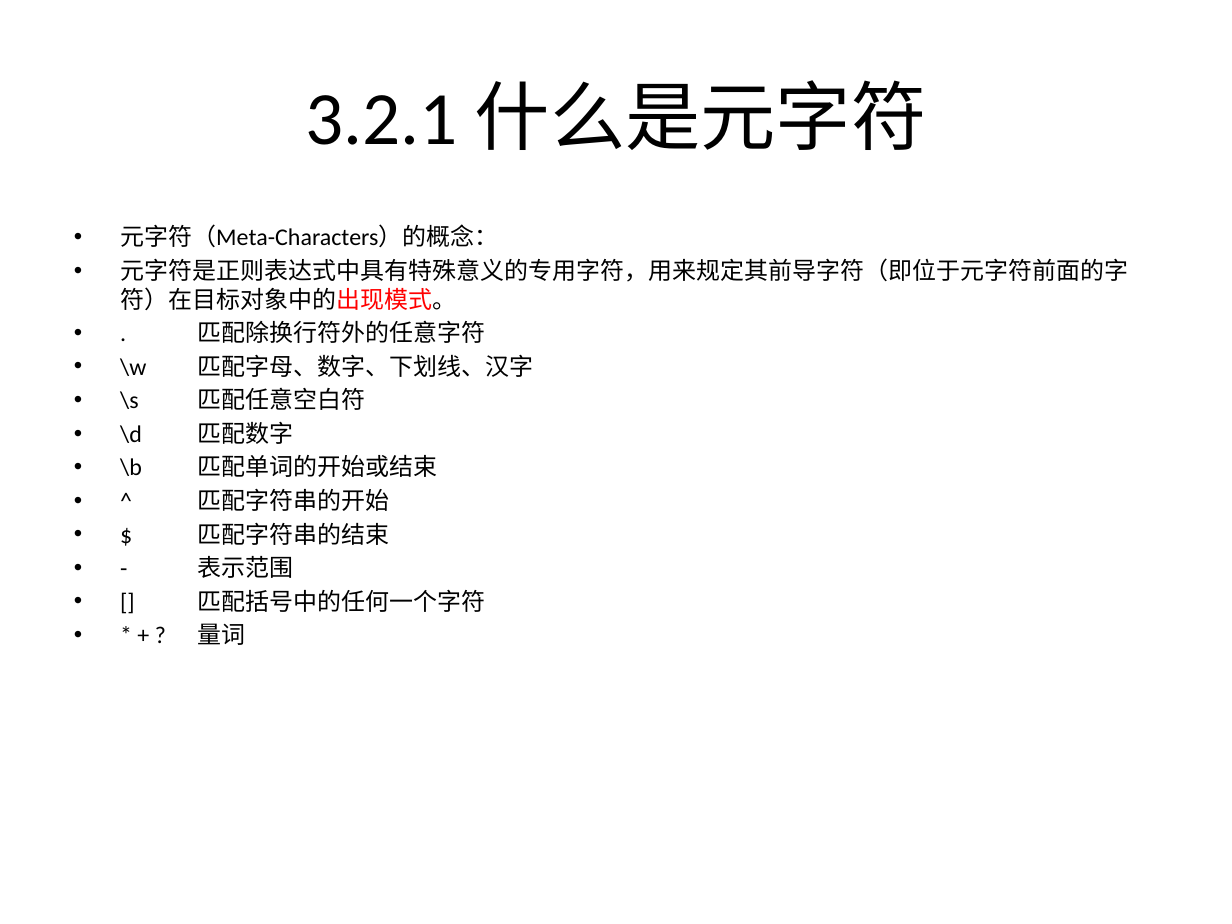
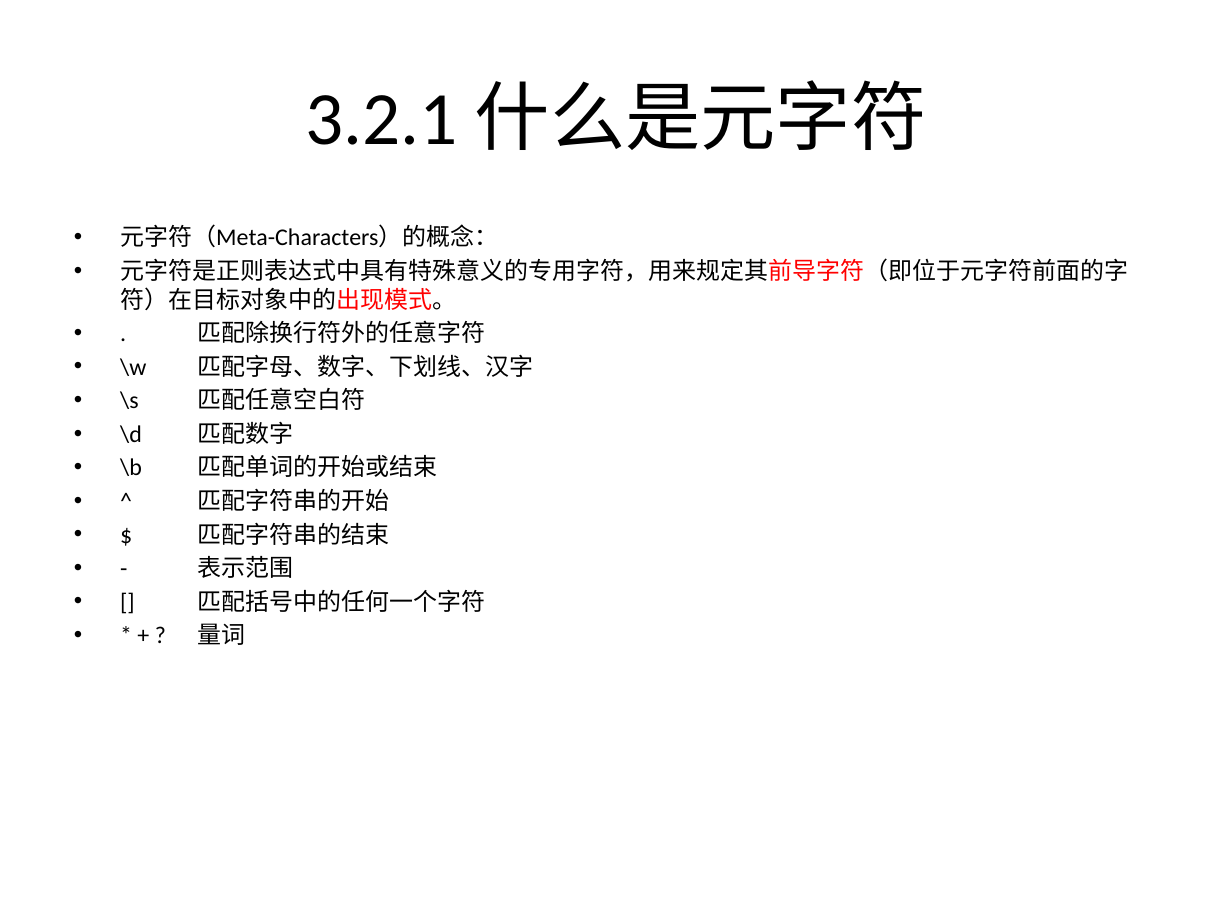
Before and after one commit to rayallen20/regularExpressions, a slide deck: slide 7 of 《PHP核心技术与最佳实践》第3章--正则表达式基础与应用/3.2 正则表达式中的元字符.pptx (slide 6 before the commit). Drawn at 1232x924 pixels with LibreOffice and Linux fonts; fonts in the diff are those of the drawing. Boxes give left, top, right and bottom in pixels: in the first picture for what was removed or moved away, otherwise in the second. Text is boxed around its words. In the diff, an @@ line names an element or a change of style, - is before the commit and + after.

Commit message:
复习3.1和3.2的内容
修改部分为查漏补缺
具体内容为:
1. 加深了对\d的理解
2.修改了一个正则表达式,使其符合需求

```diff
--- a/《PHP核心技术与最佳实践》第3章--正则表达式基础与应用/3.2 正则表达式中的元字符.pptx
+++ b/《PHP核心技术与最佳实践》第3章--正则表达式基础与应用/3.2 正则表达式中的元字符.pptx
@@ text at [120, 258, 1129, 310]: text colour #000000 to #FF0000 in "元字符是正则表达式中具有特殊意义的专用字符，用来规定其前导字符（即位于元字符前面的字符）在目标对象中的出现模式。" @@
```
Also in this commit, not shown: 2 other slides changed, 2 slides added, 2 other files.
